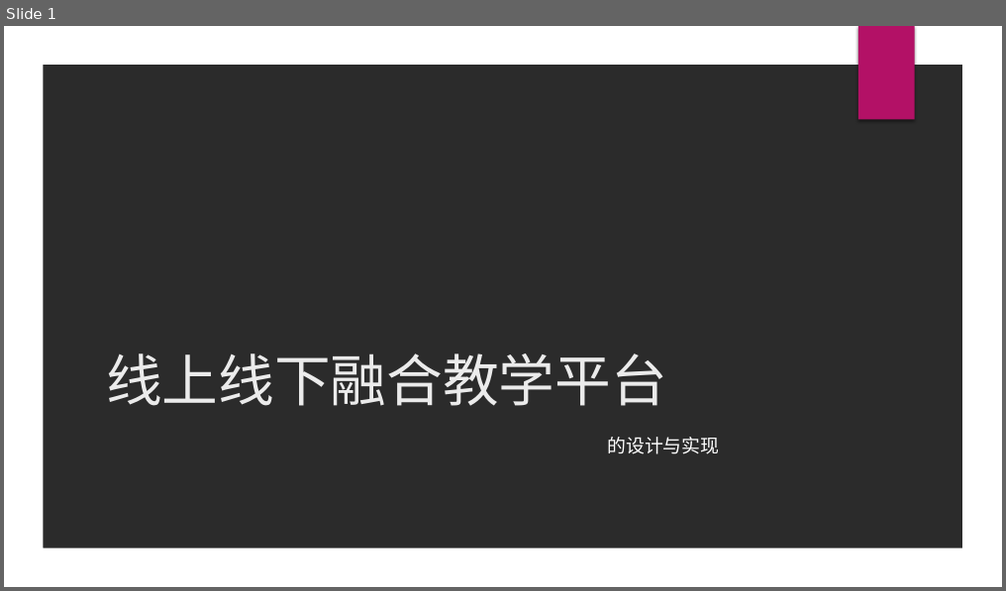
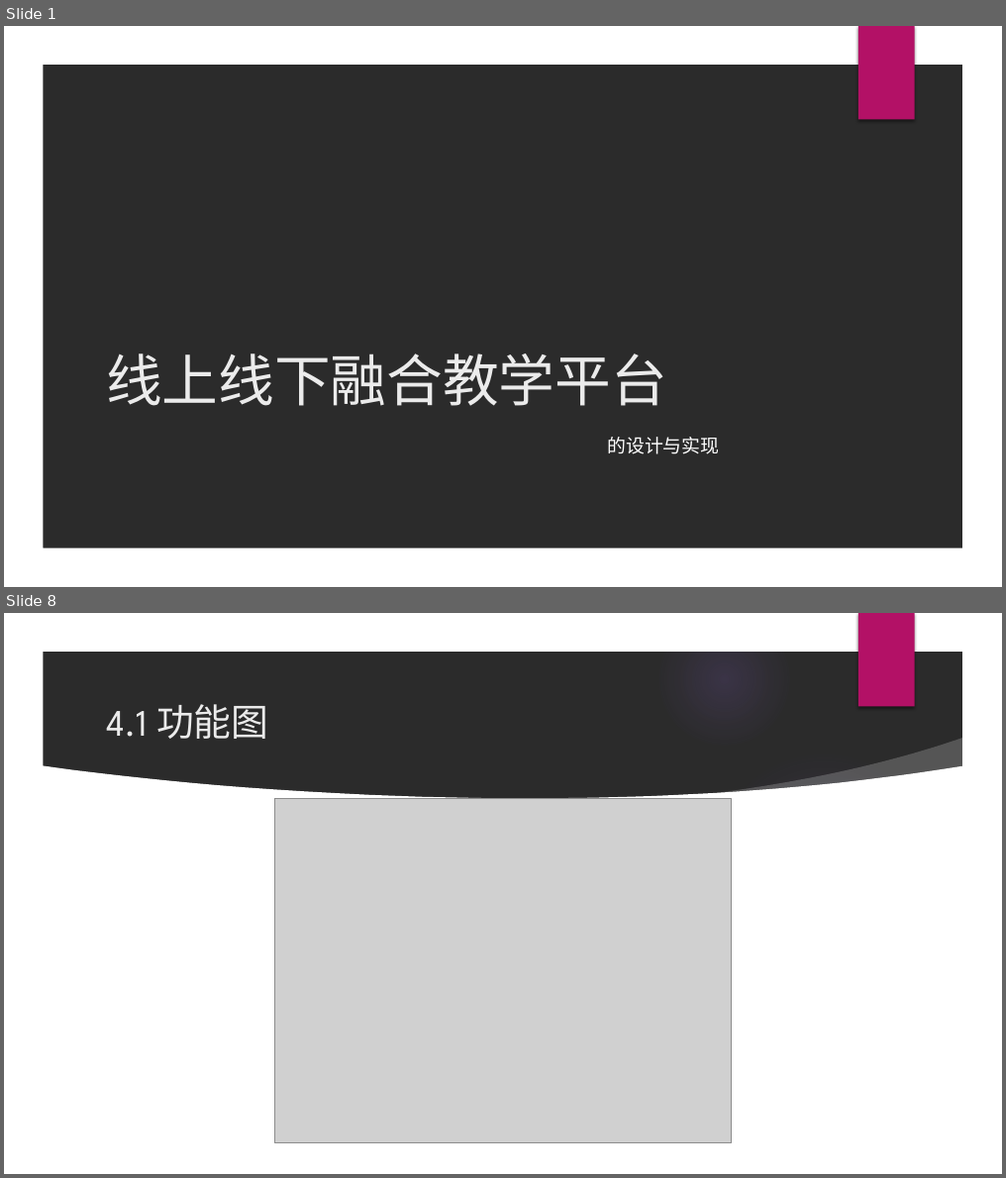
Before and after one commit to Minkmmx64/Blended-Learning-Platform, a slide deck: 开题答辩ppt.pptx. Shown one above the other, each under a label of ours: slide 1 before the commit, slides 1 and 8 after it; the slides between them are not shown. The pictures are 1006x591 and 1006x1178 pixels, drawn with LibreOffice and Linux fonts; fonts in the diff are those of the drawing; grey boxes stand for pictures; background and template pictures are left out; a plain dark background stands for a picture behind light text. Boxes give left, top, right and bottom in pixels: in the first picture for what was removed or moved away, otherwise in the second. Text is boxed around its words. In the diff, an @@ line names an element or a change of style, - is before the commit and + after.

```diff
--- a/开题答辩ppt.pptx
+++ b/开题答辩ppt.pptx
@@ slide 8 added at <box>4,613,1002,1174</box>, background picture (left out); not listed: 2 template elements that a slide beside it also shows @@
@@ title added at <box>106,704,268,739</box>, 36 pt, text #EBEBEB @@
+4.1 功能图
@@ group added at <box>4,614,971,1174</box>: 5 ellipses, 2 freeform shapes @@
@@ picture added at <box>275,799,732,1144</box> @@
```
Also in this commit, not shown: 2 slides changed, 6 other slides added, 37 other files.
